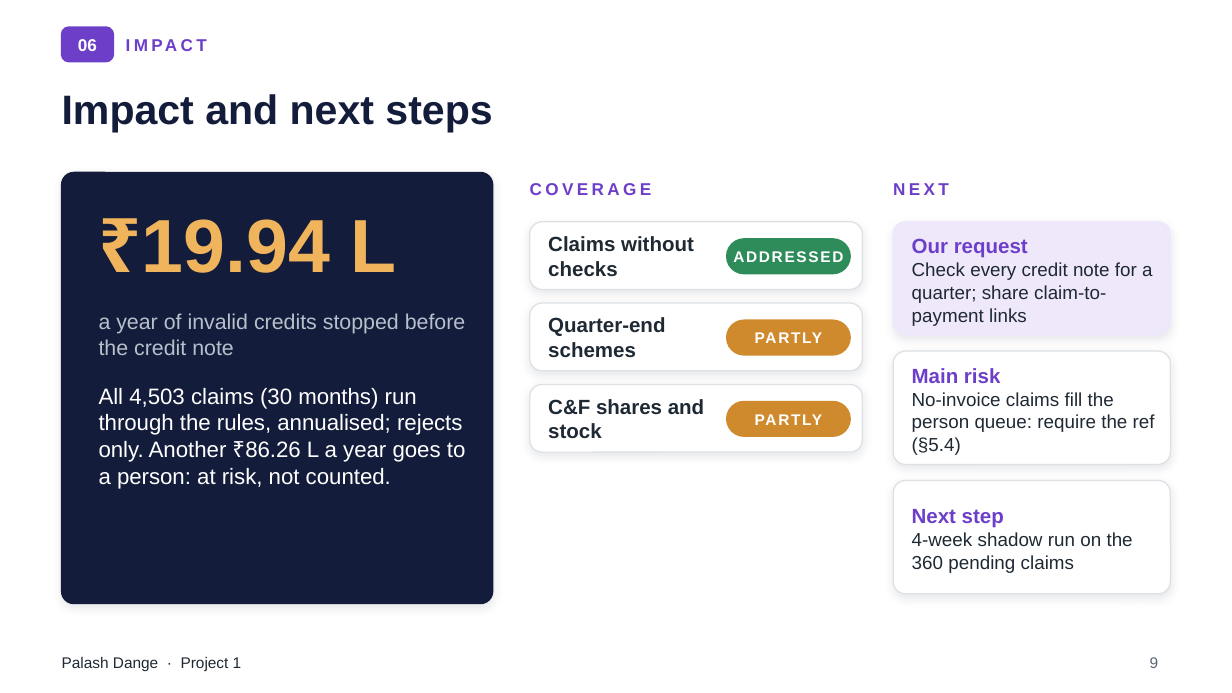
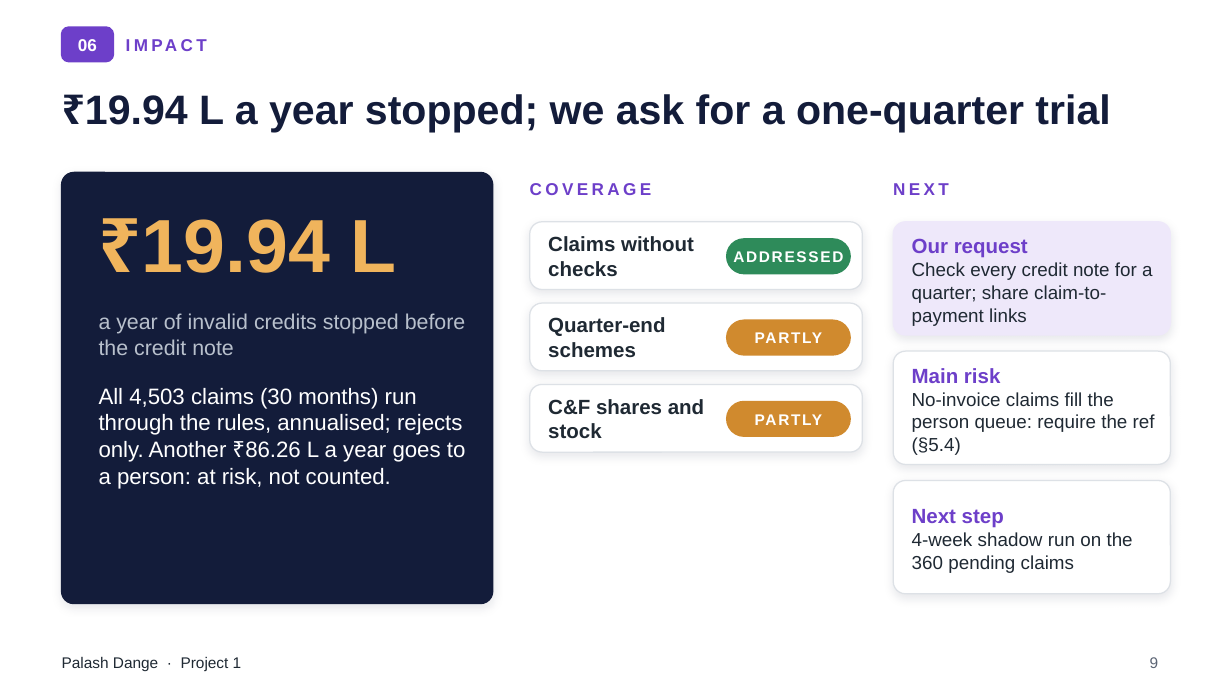
Before and after one commit to palashdange/Project_Pfizer, a slide deck: slide 9 of pfizer-channel-engagement_learner-pack/discovery/Project_Sankalp_deck.pptx. Drawn at 1232x693 pixels with LibreOffice and Linux fonts; fonts in the diff are those of the drawing. Boxes give left, top, right and bottom in pixels: in the first picture for what was removed or moved away, otherwise in the second. Text is boxed around its words. In the diff, an @@ line names an element or a change of style, - is before the commit and + after.

```diff
--- a/pfizer-channel-engagement_learner-pack/discovery/Project_Sankalp_deck.pptx
+++ b/pfizer-channel-engagement_learner-pack/discovery/Project_Sankalp_deck.pptx
@@ title at [85, 94, 1110, 132]: text changed @@
-Impact and next steps
+₹19.94 L a year stopped; we ask for a one-quarter trial
```
Also in this commit, not shown: 7 other slides changed, 2 other files.
